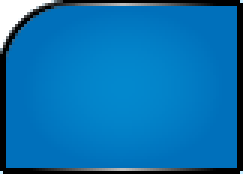
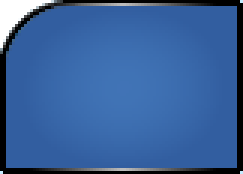
Before/after of a 243x174 layered artwork. What changed in the layer stack:
added layer "focus copy 2" above "focus copy" over [6, 6, 237, 168]
hid "focus copy" over [6, 6, 237, 168]
